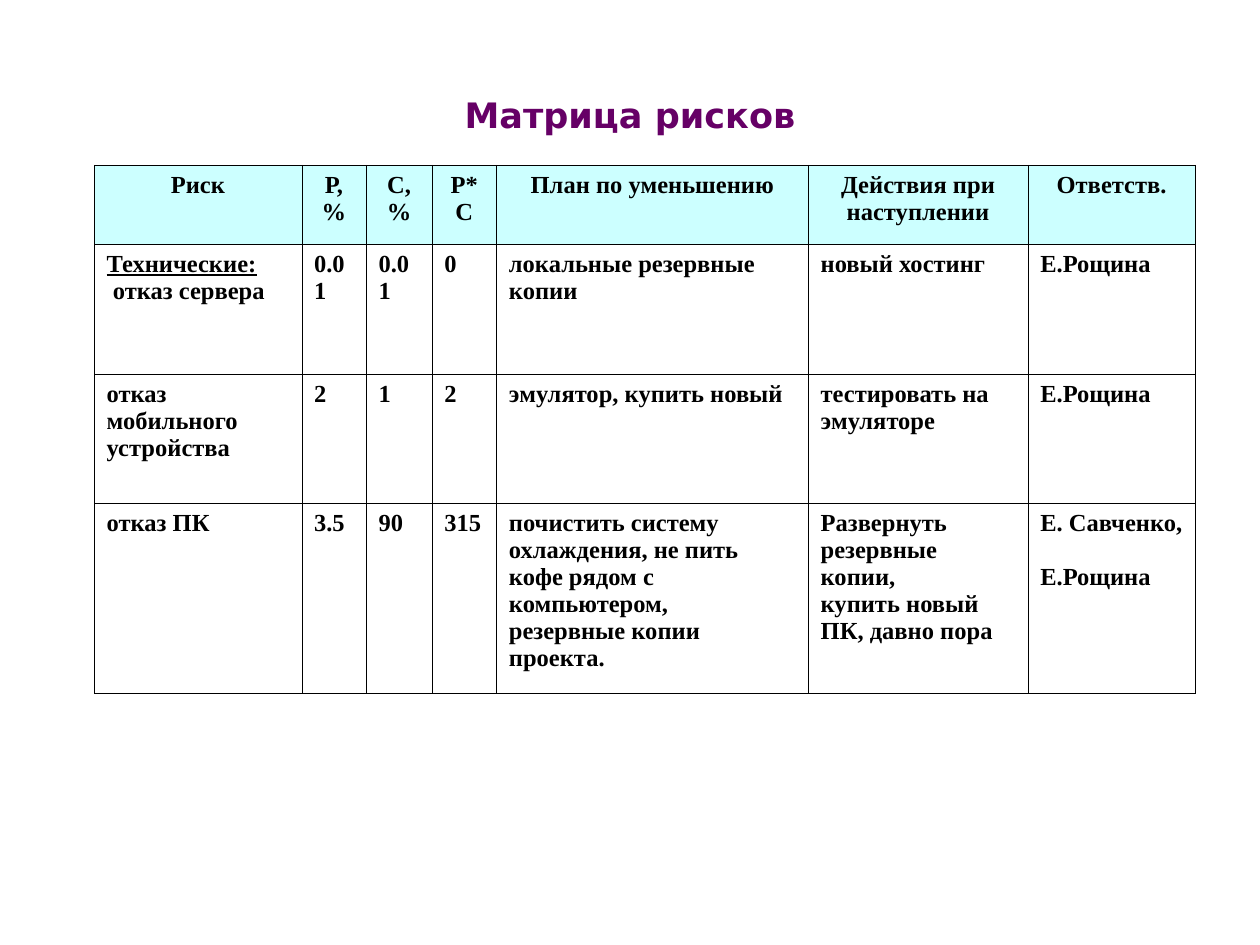
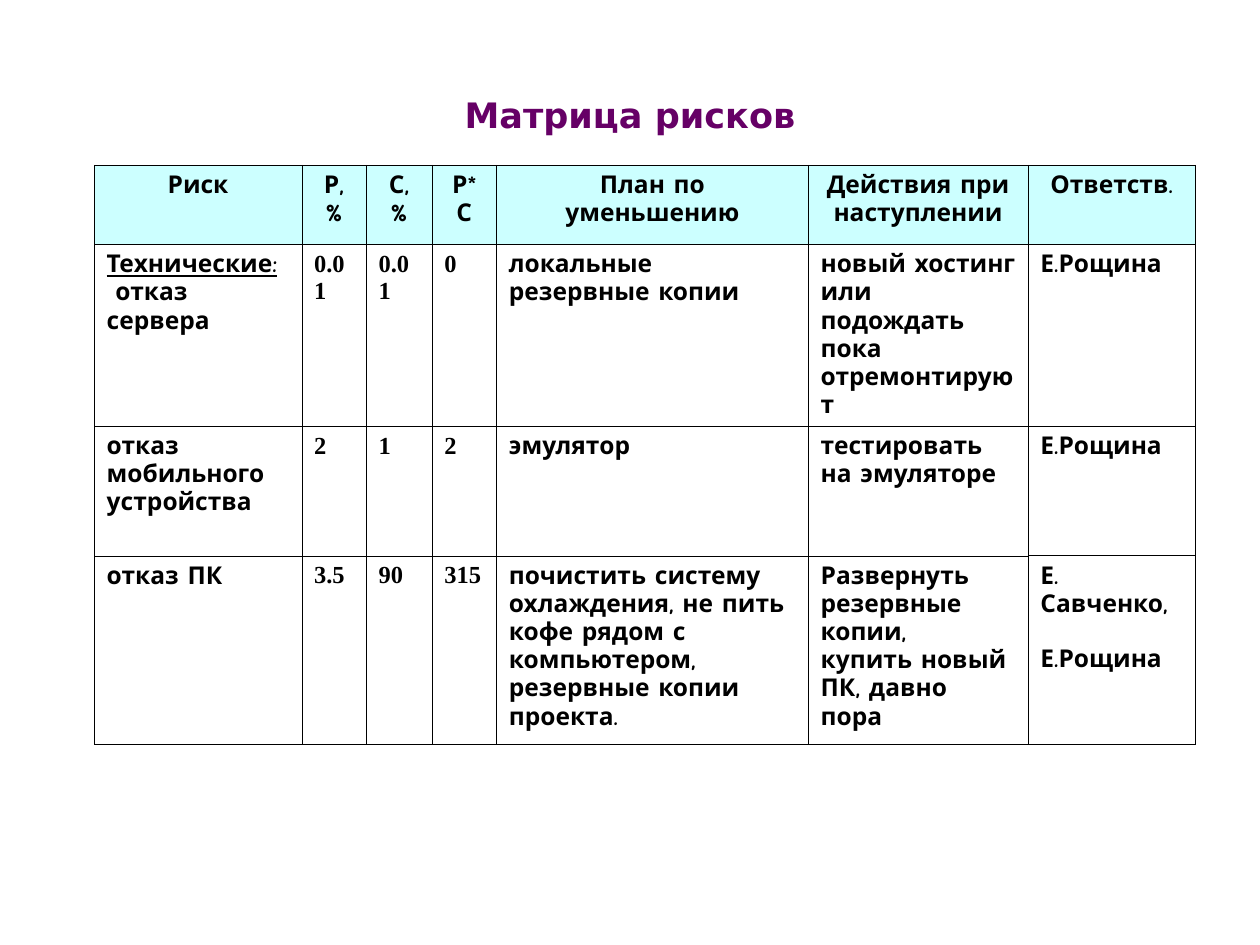
Before and after one commit to elena-roshchina/schedule-cpsmi, a slide deck: slide 2 of Itinerary1.ppt. Drawn at 1260x945 pixels with LibreOffice and Linux fonts; fonts in the diff are those of the drawing. Boxes give left, top, right and bottom in pixels: in the first picture for what was removed or moved away, otherwise in the second. Text is boxed around its words. In the diff, an @@ line names an element or a change of style, - is before the commit and + after.

```diff
--- a/Itinerary1.ppt
+++ b/Itinerary1.ppt
@@ table at [94,165,1194,735] @@
-row 2, column 6: новый хостинг
+row 2, column 6: новый хостинг или подождать пока отремонтируют
-row 3, column 5: эмулятор, купить новый
+row 3, column 5: эмулятор
@@ font Times New Roman to Comic Neue in "Риск", "Р, %", "С, %", "Р*С" and 17 more places @@
```
Also in this commit, not shown: 2 other slides changed, 2 slides added, 1 slide removed.
